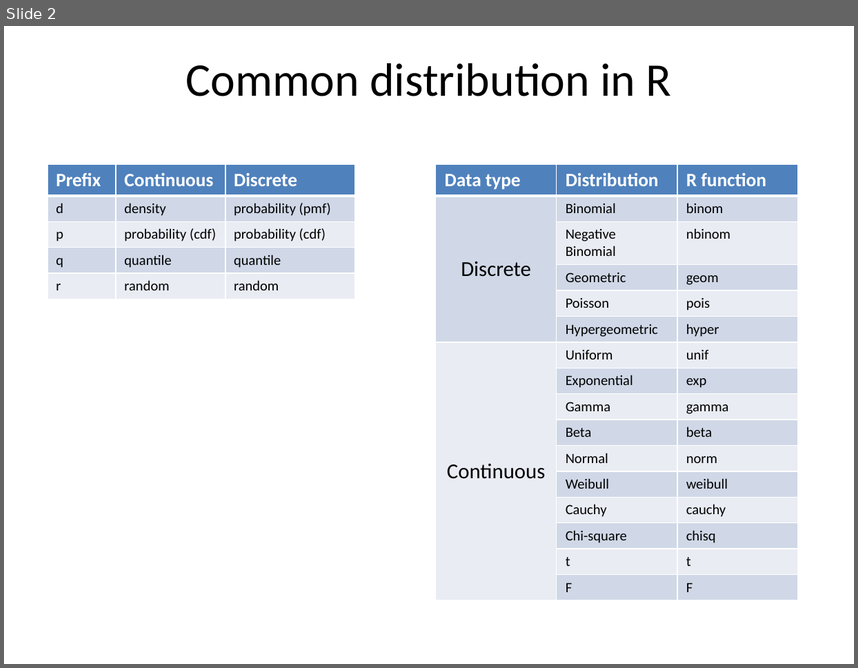
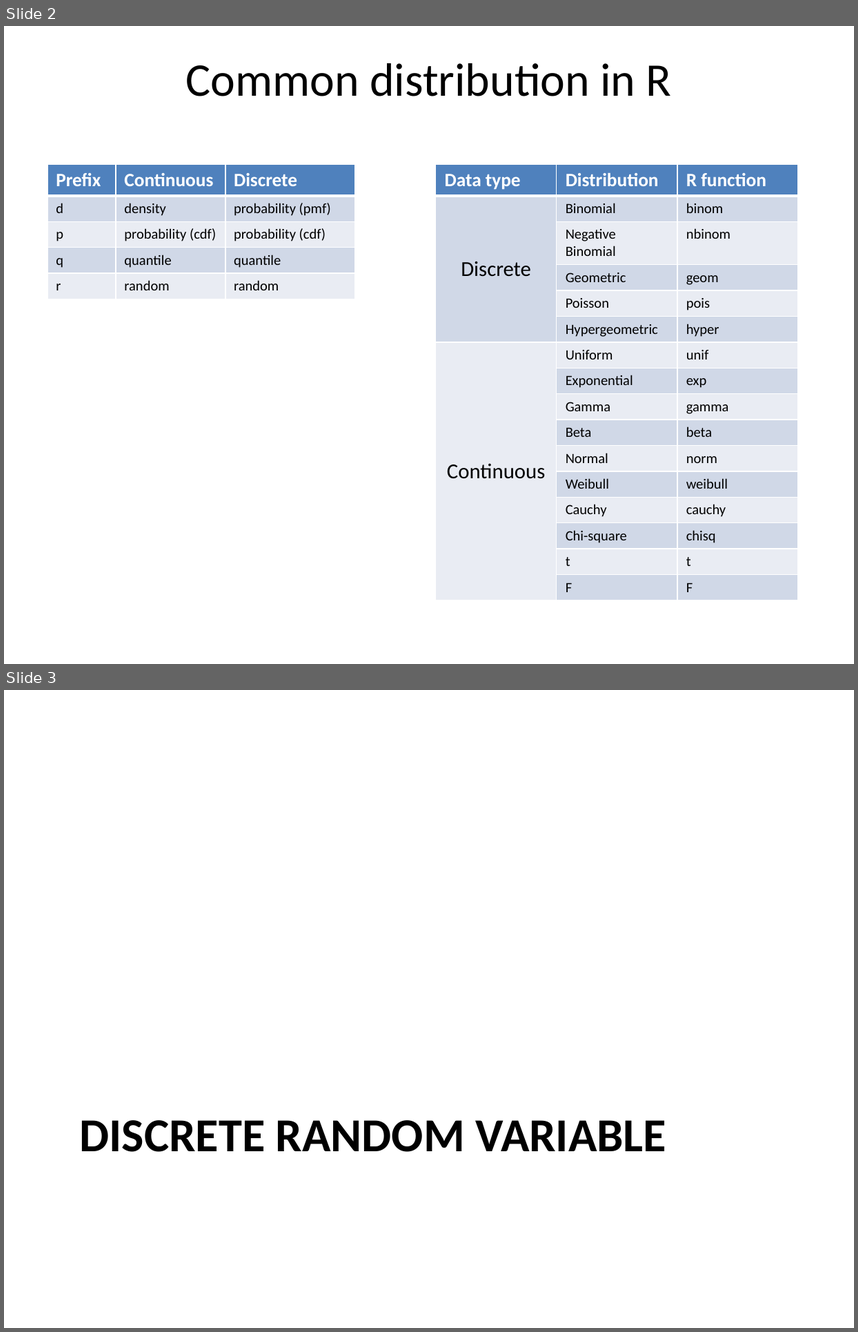
Before and after one commit to fuchingy/data_science, a slide deck: probability/doc/random_variable_distribution.pptx. Shown one above the other, each under a label of ours: slide 2 before the commit, slides 2 and 3 after it. The pictures are 858x668 and 858x1332 pixels, drawn with LibreOffice and Linux fonts; fonts in the diff are those of the drawing. Boxes give left, top, right and bottom in pixels: in the first picture for what was removed or moved away, otherwise in the second. Text is boxed around its words. In the diff, an @@ line names an element or a change of style, - is before the commit and + after.

```diff
--- a/probability/doc/random_variable_distribution.pptx
+++ b/probability/doc/random_variable_distribution.pptx
@@ slide 3 added at [4,690,854,1328], background #FFFFFF @@
@@ title added at [80,1120,666,1152], 40 pt, text #000000, bold @@
+DISCRETE RANDOM VARIABLE
```
Also in this commit, not shown: 5 slides changed, 1 other slide added, 1 other file.
